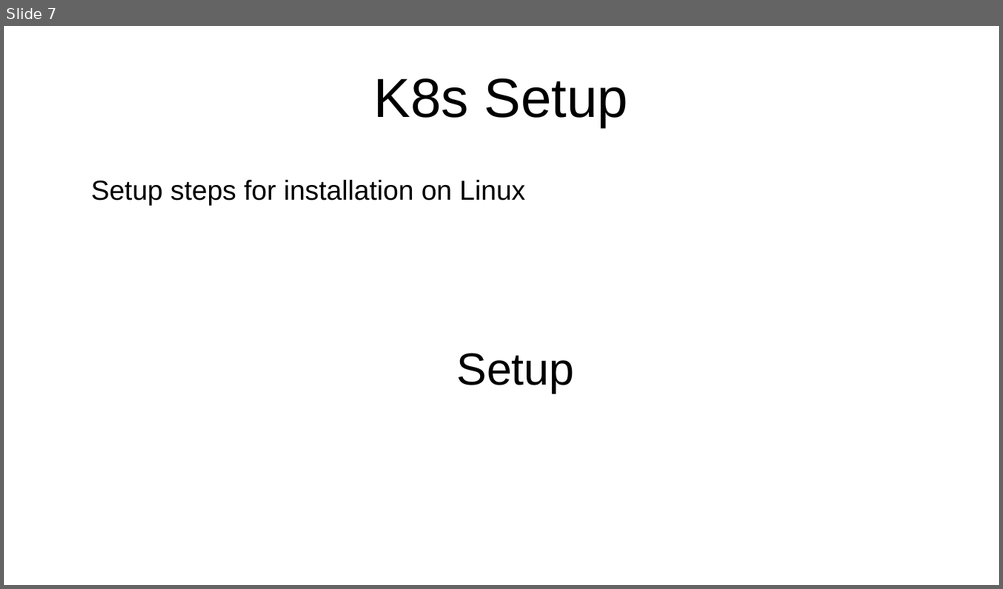
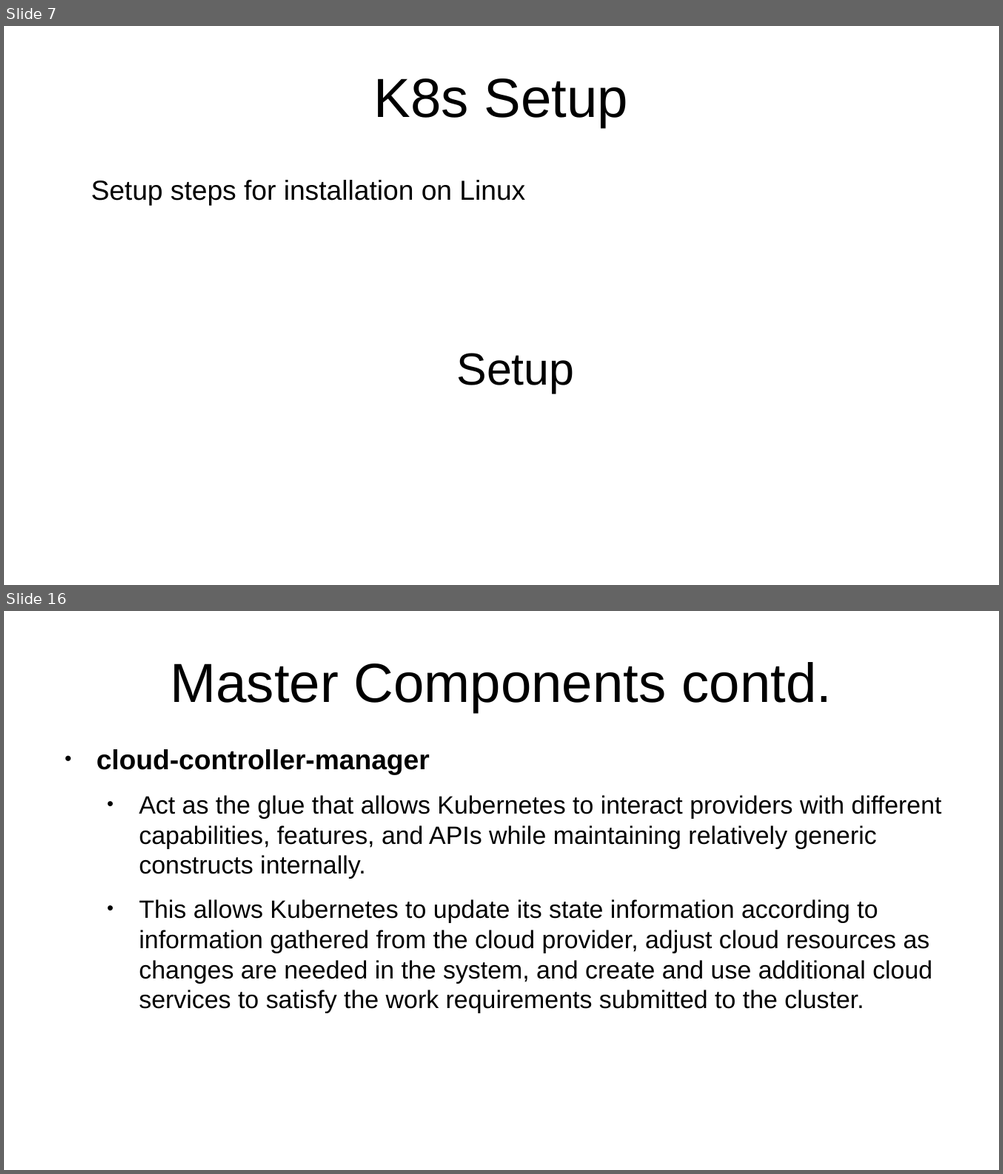
Before and after one commit to ksmane15/docs-k8s, a slide deck: k8s.odp. Shown one above the other, each under a label of ours: slide 7 before the commit, slides 7 and 16 after it; the slides between them are not shown. The pictures are 1003x589 and 1003x1174 pixels, drawn with LibreOffice and Linux fonts; fonts in the diff are those of the drawing. Boxes give left, top, right and bottom in pixels: in the first picture for what was removed or moved away, otherwise in the second. Text is boxed around its words. In the diff, an @@ line names an element or a change of style, - is before the commit and + after.

```diff
--- a/k8s.odp
+++ b/k8s.odp
@@ slide 16 added at (x1=4, y1=611, x2=999, y2=1170), background #FFFFFF @@
@@ title added at (x1=170, y1=662, x2=831, y2=712), 44 pt, text #000000 @@
+Master Components contd.
@@ text added at (x1=96, y1=749, x2=942, y2=1014), 20 pt, text #000000 @@
+● cloud-controller-manager
+  • Act as the glue that allows Kubernetes to interact providers with different capabilities, features, and APIs while maintaining relatively generic constructs internally.
+  • This allows Kubernetes to update its state information according to information gathered from the cloud provider, adjust cloud resources as changes are needed in the system, and create and use additional cloud services to satisfy the work requirements submitted to the cluster.
```
Also in this commit, not shown: 14 other slides added, 1 slide removed.
